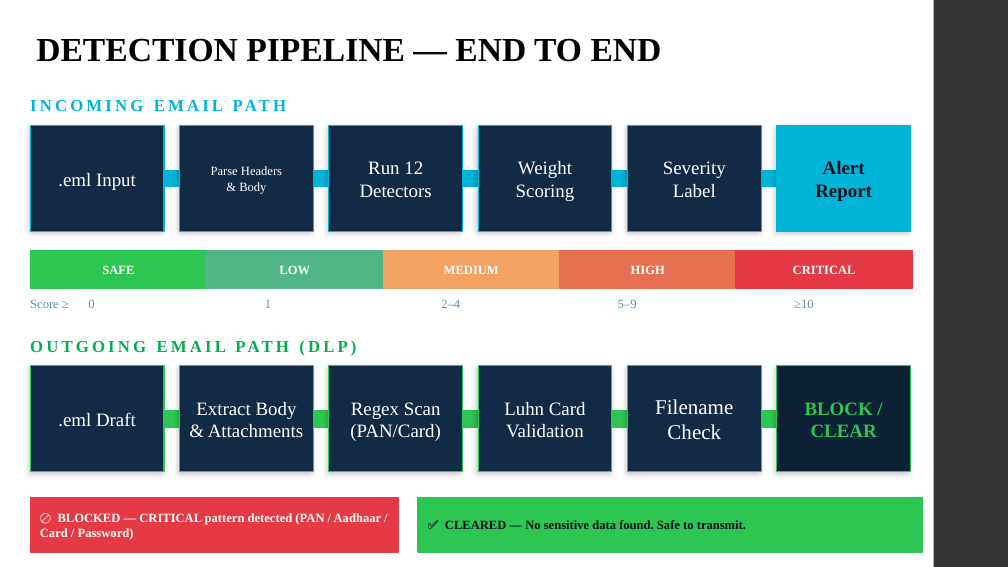
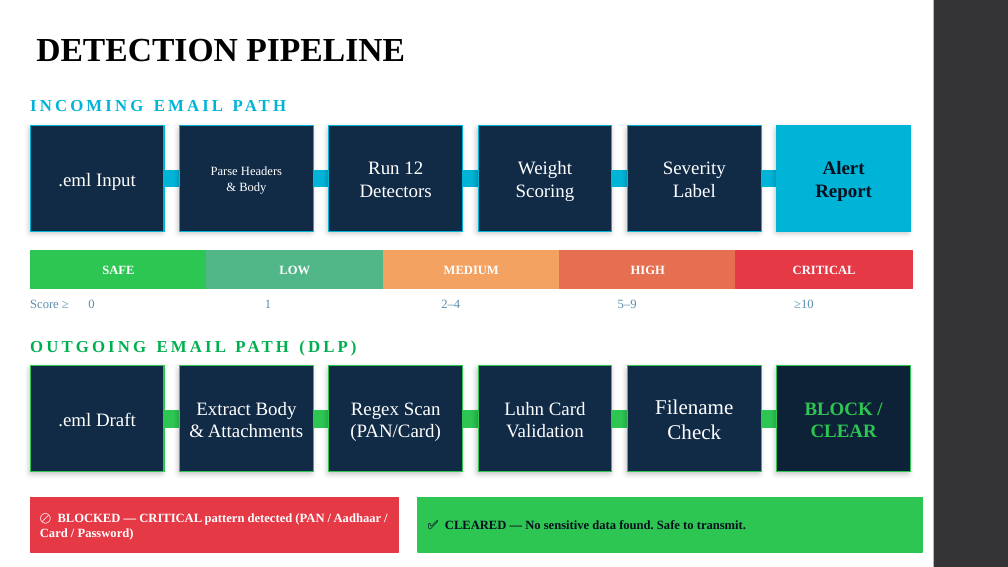
Before and after one commit to Preetamin04/PhishGuard_Data-Loss-Prevention, a slide deck: slide 6 of PhishGuard.pptx. Drawn at 1008x567 pixels with LibreOffice and Linux fonts; fonts in the diff are those of the drawing. Boxes give left, top, right and bottom in pixels: in the first picture for what was removed or moved away, otherwise in the second. Text is boxed around its words. In the diff, an @@ line names an element or a change of style, - is before the commit and + after.

```diff
--- a/PhishGuard.pptx
+++ b/PhishGuard.pptx
@@ text at (36,38,405,62): text changed @@
-DETECTION PIPELINE — END TO END
+DETECTION PIPELINE
```
Also in this commit, not shown: 2 other files.
